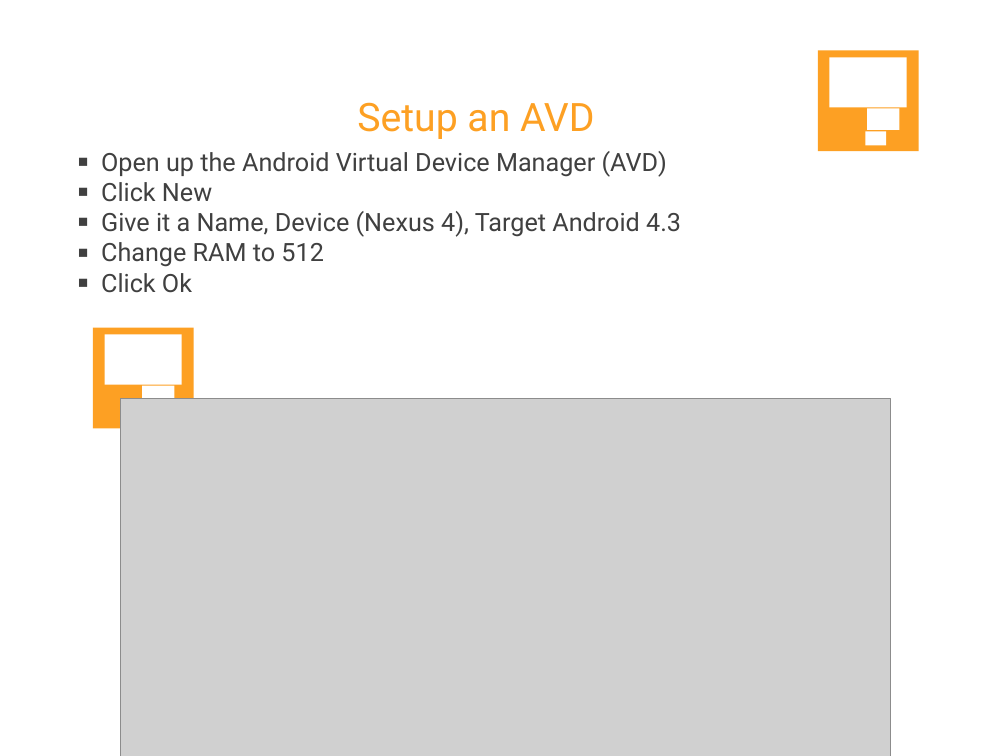
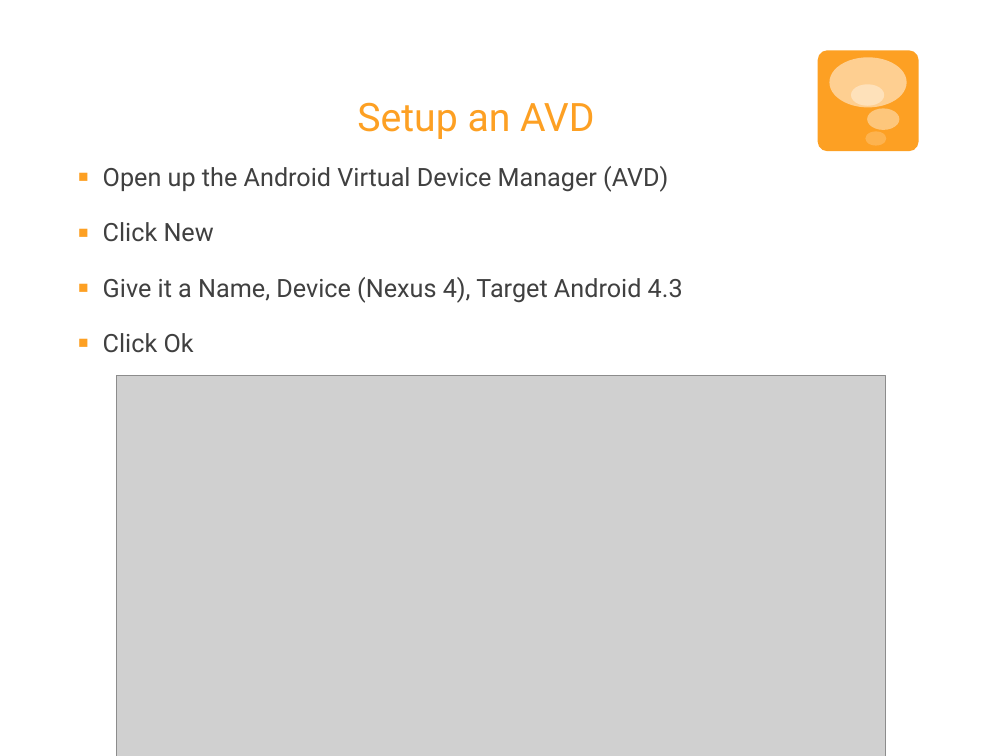
Before and after one commit to txcsmad/Android, a slide deck: slide 4 of Android_Meeting1.pptx. Drawn at 1008x756 pixels with LibreOffice and Linux fonts; fonts in the diff are those of the drawing; grey boxes stand for pictures. Boxes give left, top, right and bottom in pixels: in the first picture for what was removed or moved away, otherwise in the second. Text is boxed around its words. In the diff, an @@ line names an element or a change of style, - is before the commit and + after.

Commit message:
Android Meeting 1 slides

```diff
--- a/Android_Meeting1.pptx
+++ b/Android_Meeting1.pptx
@@ rounded rectangle at bbox=[817, 50, 918, 151]: rectangle to rounded rectangle @@
@@ rectangle removed at bbox=[830, 57, 907, 108] @@
@@ rectangle removed at bbox=[851, 85, 884, 106] @@
@@ group added at bbox=[830, 57, 907, 145]: 4 ellipses @@
@@ rectangle removed at bbox=[867, 109, 899, 130] @@
@@ rectangle removed at bbox=[865, 131, 886, 145] @@
@@ text "Open up the Android Virtual ...": place and size @@
-text "Open up the Android Virtual ..." at bbox=[101, 151, 681, 293]
+text "Open up the Android Virtual ..." at bbox=[103, 166, 683, 353]
@@ text "Open up the Android Virtual ..." at bbox=[103, 166, 683, 353]: indent changed; more space between paragraphs @@
@@ text at bbox=[101, 242, 323, 267]: paragraph removed @@
-▪ Change RAM to 512
@@ rectangle removed at bbox=[93, 328, 194, 428] @@
@@ rectangle removed at bbox=[105, 335, 182, 385] @@
@@ picture: place and size @@
-picture at bbox=[121, 399, 891, 756]
+picture at bbox=[116, 376, 886, 756]
@@ rectangle removed at bbox=[126, 362, 159, 383] @@
@@ rectangle removed at bbox=[142, 386, 174, 407] @@
```
Also in this commit, not shown: 5 other slides changed.
